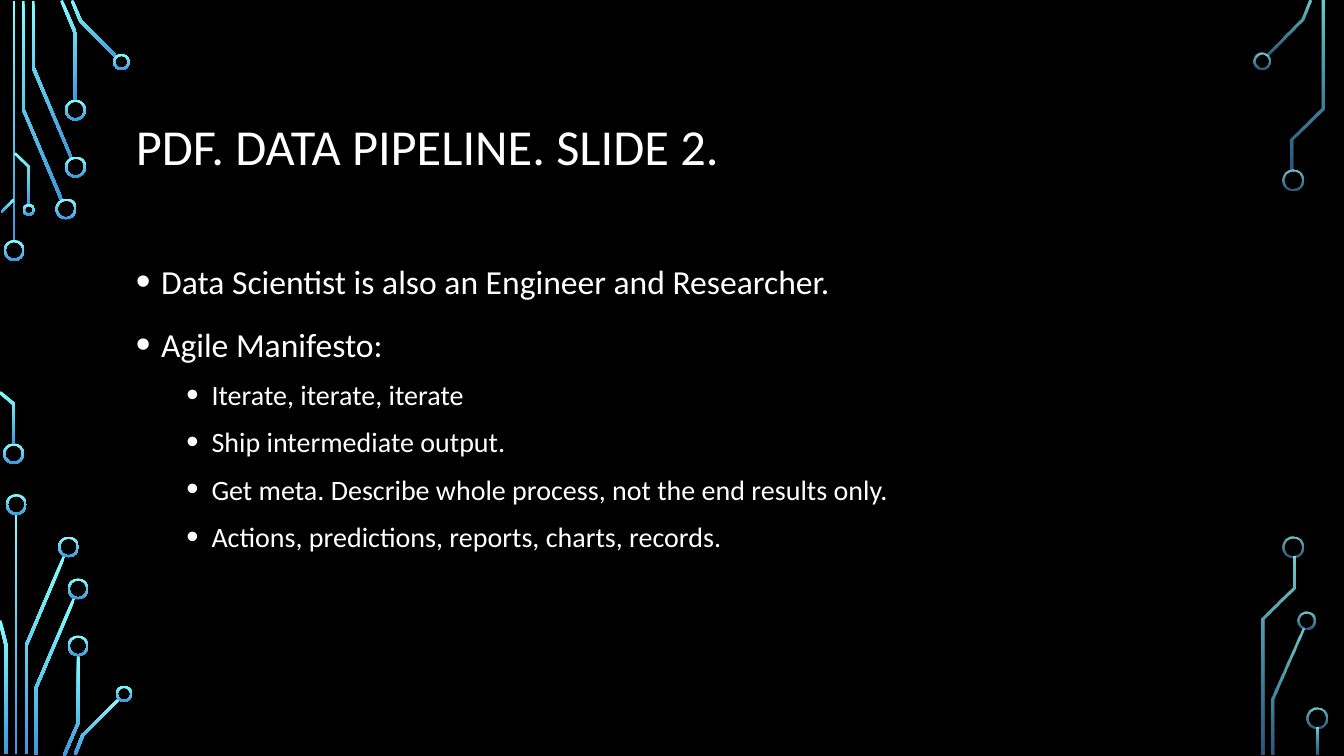
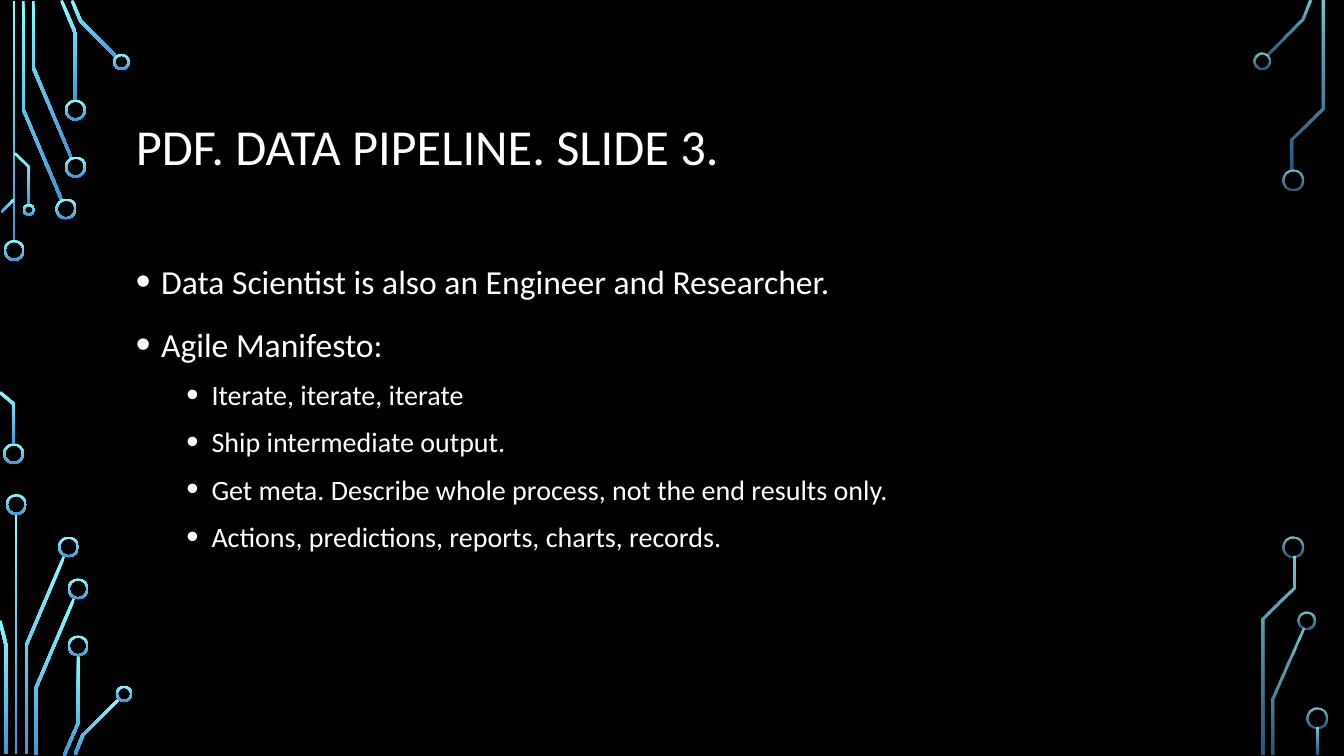
Before and after one commit to mgroysman/Data-622.-Fall-2019., a slide deck: slide 12 of Data 622.pptx (slide 11 before the commit). Drawn at 1344x756 pixels with LibreOffice and Linux fonts; fonts in the diff are those of the drawing; background and template pictures are left out. Boxes give left, top, right and bottom in pixels: in the first picture for what was removed or moved away, otherwise in the second. Text is boxed around its words. In the diff, an @@ line names an element or a change of style, - is before the commit and + after.

```diff
--- a/Data 622.pptx
+++ b/Data 622.pptx
@@ title at <box>136,132,718,166</box>: text changed @@
-PDF. DATA PIPELINE. SLIDE 2.
+PDF. DATA PIPELINE. SLIDE 3.
```
Also in this commit, not shown: 2 other slides changed, 29 slides added, 1 slide removed.
